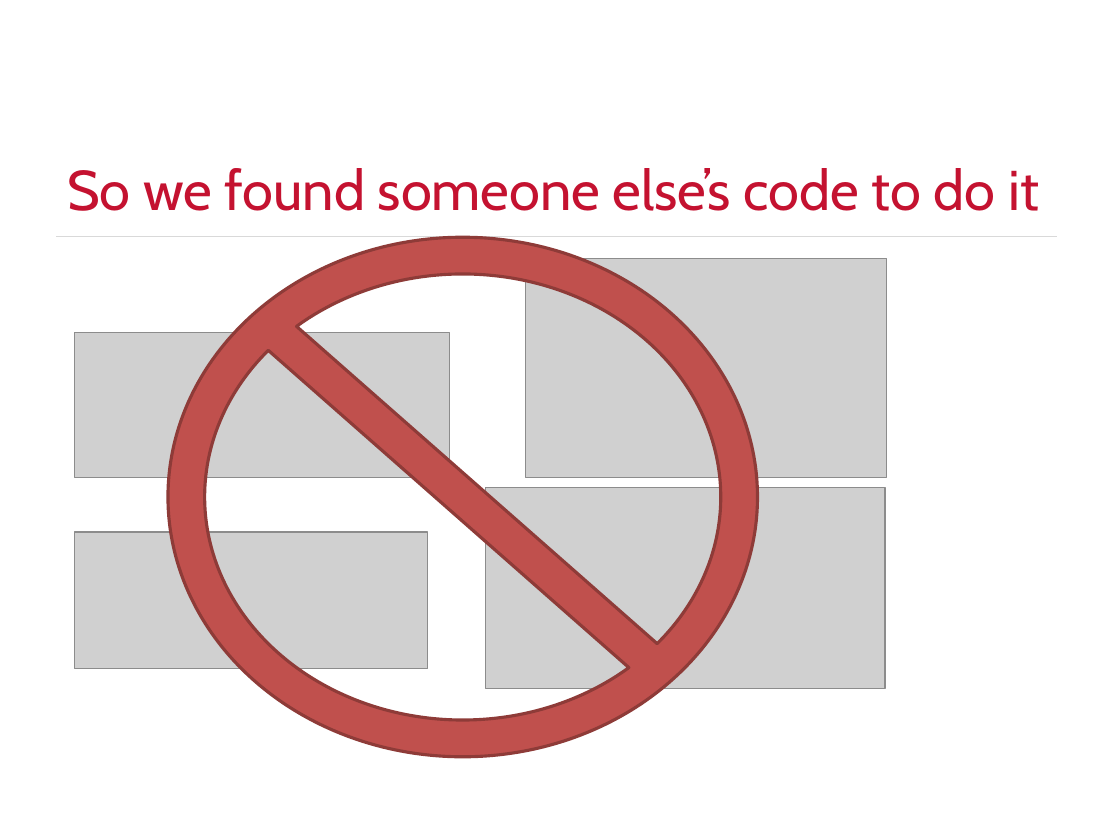
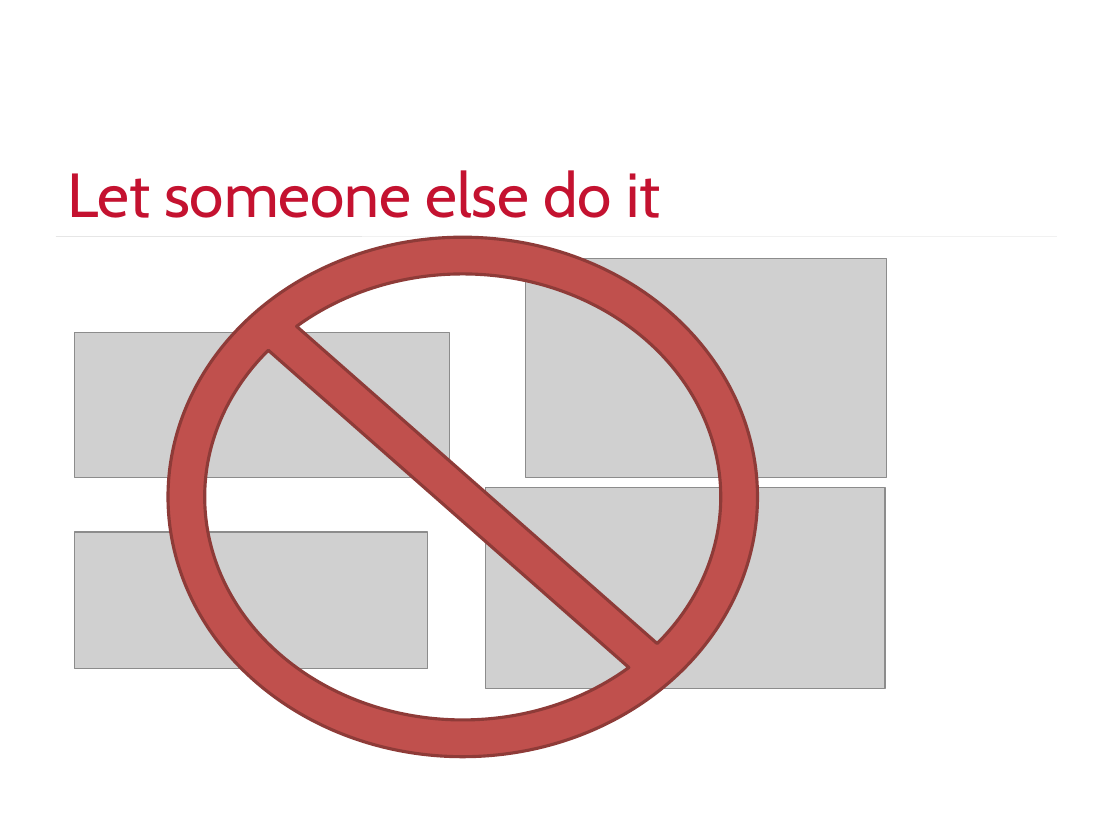
Before and after one commit to justinengler/BruteController, a slide deck: slide 11 of Automated PIN Cracking.pptx (slide 12 before the commit). Drawn at 1120x840 pixels with LibreOffice and Linux fonts; fonts in the diff are those of the drawing; grey boxes stand for pictures; background and template pictures are left out. Boxes give left, top, right and bottom in pixels: in the first picture for what was removed or moved away, otherwise in the second. Text is boxed around its words. In the diff, an @@ line names an element or a change of style, - is before the commit and + after.

```diff
--- a/Automated PIN Cracking.pptx
+++ b/Automated PIN Cracking.pptx
@@ text at box(67, 170, 660, 218): text changed; size 36 to 40 pt @@
-So we found someone else’s code to do it
+Let someone else do it
@@ line (56, 236) - (1057, 236): stroke #D9D9D9 0.25 pt to #D9D9D9 0.26 pt @@
@@ no-entry sign at box(168, 237, 757, 757): outline #8E3B39 2 pt to #8E3B38 2.01 pt @@
```
Also in this commit, not shown: 17 other slides changed, 5 slides added, 7 slides removed.
